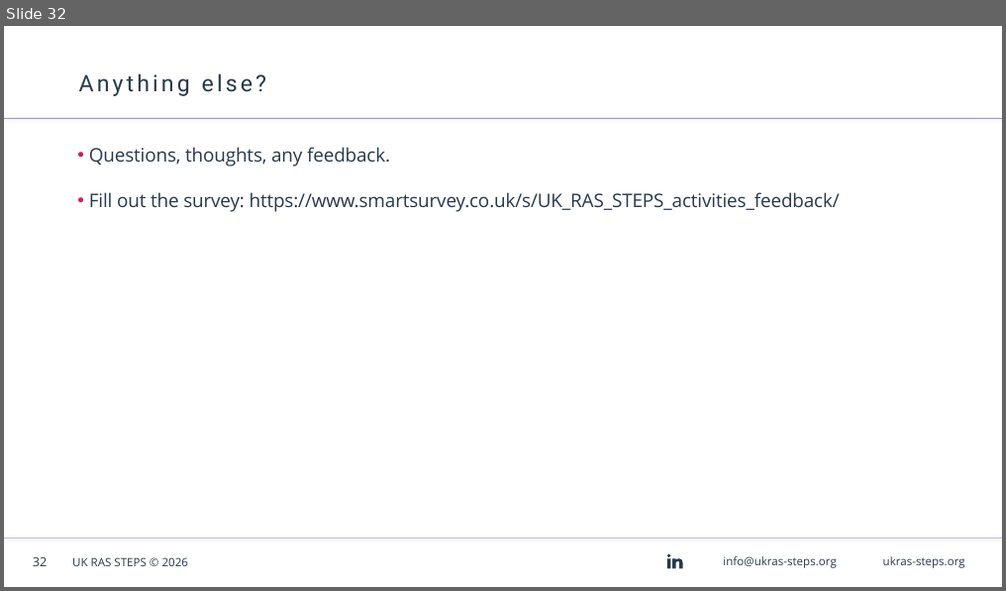
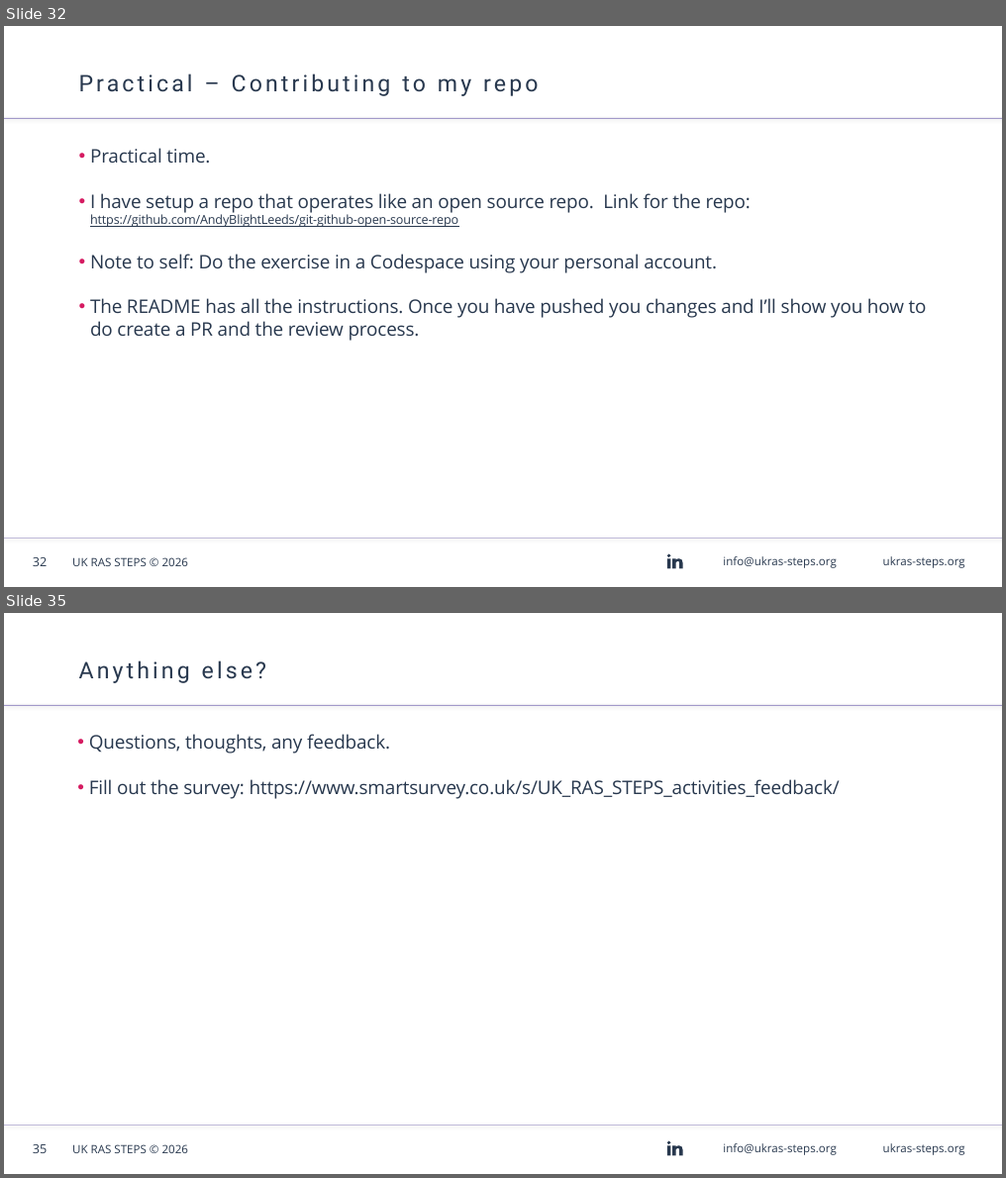
Before and after one commit to AndyBlightLeeds/git-github-workshop, a slide deck: presentation/Git & GitHub Workshop - Linux.odp. Shown one above the other, each under a label of ours: slide 32 before the commit, slides 32 and 35 after it; the slides between them are not shown. The pictures are 1006x591 and 1006x1178 pixels, drawn with LibreOffice and Linux fonts; fonts in the diff are those of the drawing; background and template pictures are left out. Boxes give left, top, right and bottom in pixels: in the first picture for what was removed or moved away, otherwise in the second. Text is boxed around its words. In the diff, an @@ line names an element or a change of style, - is before the commit and + after.

```diff
--- a/presentation/Git & GitHub Workshop - Linux.odp
+++ b/presentation/Git & GitHub Workshop - Linux.odp
@@ slide 32 added at (4, 26, 1002, 587), background #FFFFFF; not listed: 7 template elements that a slide beside it also shows @@
@@ title added at (79, 74, 538, 96), 22 pt, text #28384E @@
+Practical – Contributing to my repo
@@ text added at (90, 148, 927, 341), 18 pt, text #28384E @@
+• Practical time.
+• I have setup a repo that operates like an open source repo. Link for the repo: https://github.com/AndyBlightLeeds/git-github-open-source-repo
+• Note to self: Do the exercise in a Codespace using your personal account.
+• The README has all the instructions. Once you have pushed you changes and I’ll show you how to do create a PR and the review process.
@@ what was slide 32 is now slide 35 @@
@@ page number at (33, 1145, 47, 1154): text changed @@
-32
+35
```
Also in this commit, not shown: 6 slides changed, 8 other slides added, 6 slides removed, 1 other file.
